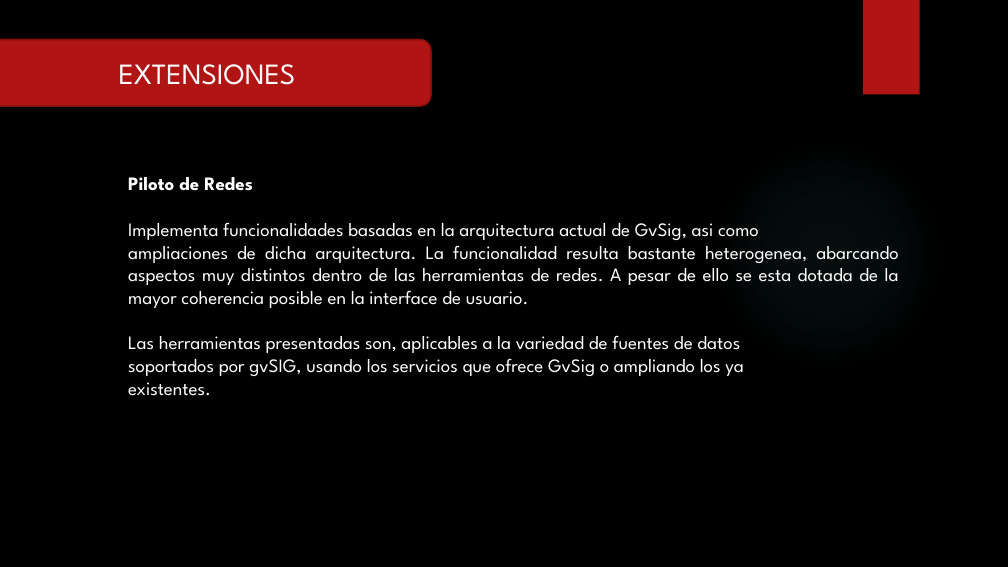
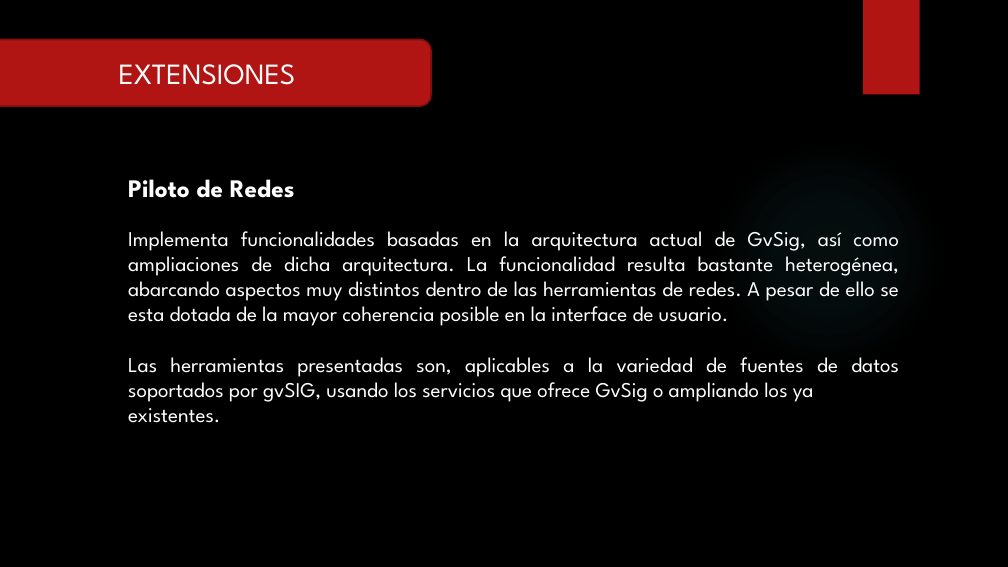
Before and after one commit to RFray/gvSIG, a slide deck: slide 15 of Expo-gvSIG.pptx. Drawn at 1008x567 pixels with LibreOffice and Linux fonts; fonts in the diff are those of the drawing; background and template pictures are left out. Boxes give left, top, right and bottom in pixels: in the first picture for what was removed or moved away, otherwise in the second. Text is boxed around its words. In the diff, an @@ line names an element or a change of style, - is before the commit and + after.

```diff
--- a/Expo-gvSIG.pptx
+++ b/Expo-gvSIG.pptx
@@ text at bbox=[128, 179, 295, 423]: size 18 to 24 pt in "Piloto de Redes"; size 18 to 20 pt in "existentes." @@
@@ text at bbox=[128, 231, 899, 402]: text changed; size 18 to 20 pt @@
-Implementa funcionalidades basadas en la arquitectura actual de GvSig, asi como
-ampliaciones de dicha arquitectura. La funcionalidad resulta bastante heterogenea, abarcando aspectos muy distintos dentro de las herramientas de redes. A pesar de ello se esta dotada de la mayor coherencia posible en la interface de usuario.
-Las herramientas presentadas son, aplicables a la variedad de fuentes de datos
-soportados por gvSIG, usando los servicios que ofrece GvSig o ampliando los ya
+Implementa funcionalidades basadas en la arquitectura actual de GvSig, así como ampliaciones de dicha arquitectura. La funcionalidad resulta bastante heterogénea, abarcando aspectos muy distintos dentro de las herramientas de redes. A pesar de ello se esta dotada de la mayor coherencia posible en la interface de usuario.
+Las herramientas presentadas son, aplicables a la variedad de fuentes de datos soportados por gvSIG, usando los servicios que ofrece GvSig o ampliando los ya
```
Also in this commit, not shown: 11 other slides changed.
